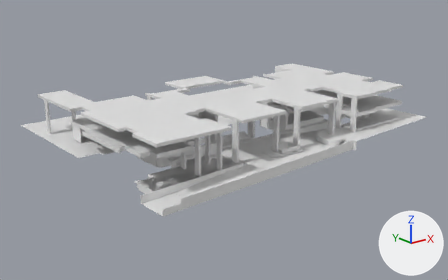
The FBX model Assets/3DModel/Aura_Reception/Recption/Others.fbx, before and after one commit.
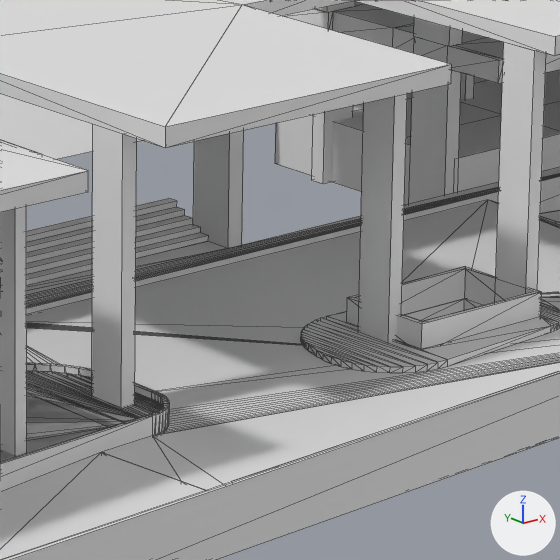
Each version is shown whole from a camera (50 mm lens) standing at (-63.5, -81.9, 31.1) and looking at (1.0, -1.4, -1.1), then close up on the part from 49% to 68% of the width and 36% to 66% of the height. Every picture has the same lights, and +X, +Y and +Z are marked at lower right. The close-ups show mesh edges as thin lines. Materials are left out; every surface is plain grey. Where no turn or scale is listed for an object, it has been applied to the vertices.

The first close-up shows 'Celling_001', 'Celling_002', 'Celling_003', 'Garden_Land', 'Object_001', 'Object_002', 'Object_004', 'Pillar_001', 'Pillar_003', 'Pillar_005', 'Pillar_009'.
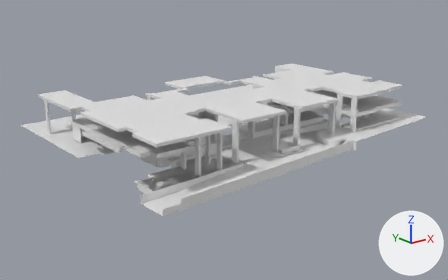
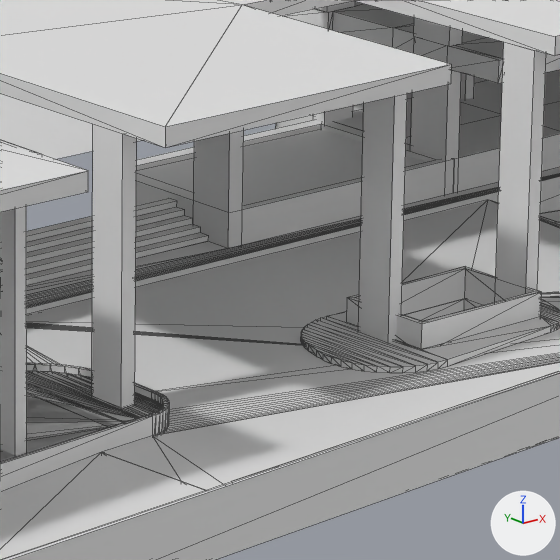
Where the change shows, as pixel boxes (x1, y1, x2, y2) in the close-ups (560 x 560 px):
'GardenArea', added
    after: (136, 120, 450, 248)
'GrassLand_Small', added
    after: (136, 129, 427, 205)

The change, as a list of edits to the scene's bpy script:
```text
Add me_mesh_019:
    me_mesh_019.from_pydata([(-3.87, -2.53, -0.55), (3.87, -2.53, -0.55), (-3.87, 2.53, -0.55), (3.87, 2.53, -0.55), (-3.87, -2.53, 0.55), (3.87, -2.53, 0.55), (-3.87, 2.53, 0.55), (3.87, 2.53, 0.55), (-3.41, -2.28, -0.55), (-3.41, 2.09, -0.55), (3.45, 2.09, -0.55), (3.45, -2.28, -0.55), (-3.41, -2.28, 0.55), (3.45, -2.28, 0.55), (3.45, 2.09, 0.55), (-3.41, 2.09, 0.55)], [], [(0, 1, 5, 4), (1, 3, 7, 5), (3, 2, 6, 7), (2, 0, 4, 6), (0, 2, 9, 8), (2, 3, 10, 9), (3, 1, 11, 10), (1, 0, 8, 11), (4, 5, 13, 12), (5, 7, 14, 13), (7, 6, 15, 14), (6, 4, 12, 15), (8, 9, 15, 12), (9, 10, 14, 15), (10, 11, 13, 14), (11, 8, 12, 13)])
Add me_mesh_020:
    me_mesh_020.from_pydata([(3.49, -2.18, 0.0), (-3.49, 2.18, 0.0), (-3.49, -2.18, 0.0), (3.49, 2.18, 0.0)], [], [(0, 3, 1, 2)])
Add ob_gardenarea:
    ob_gardenarea = bpy.data.objects.new('GardenArea', me_mesh_019)
    ob_gardenarea.location = (5.25, -5.96, 1.13)
Add ob_grassland_small:
    ob_grassland_small = bpy.data.objects.new('GrassLand_Small', me_mesh_020)
    ob_grassland_small.location = (5.32, -6.05, 1.55)
```
